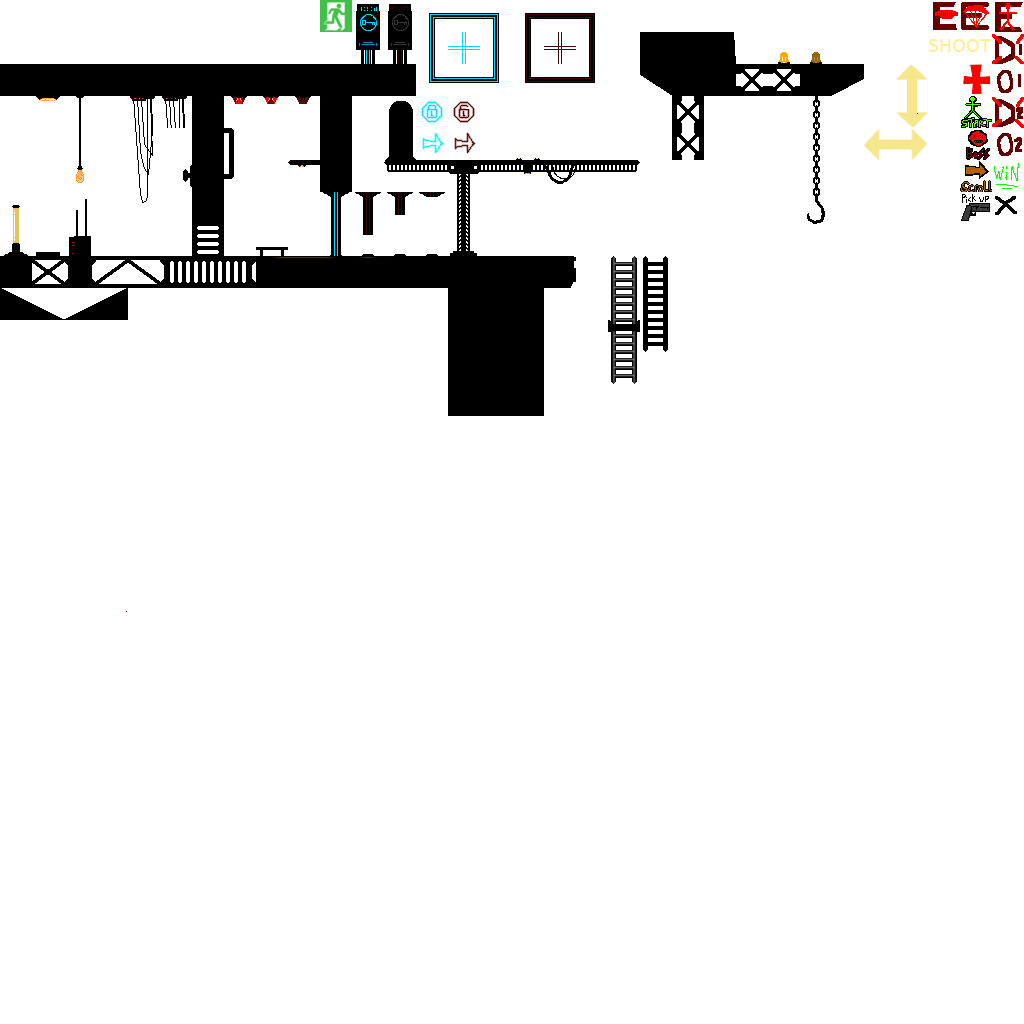
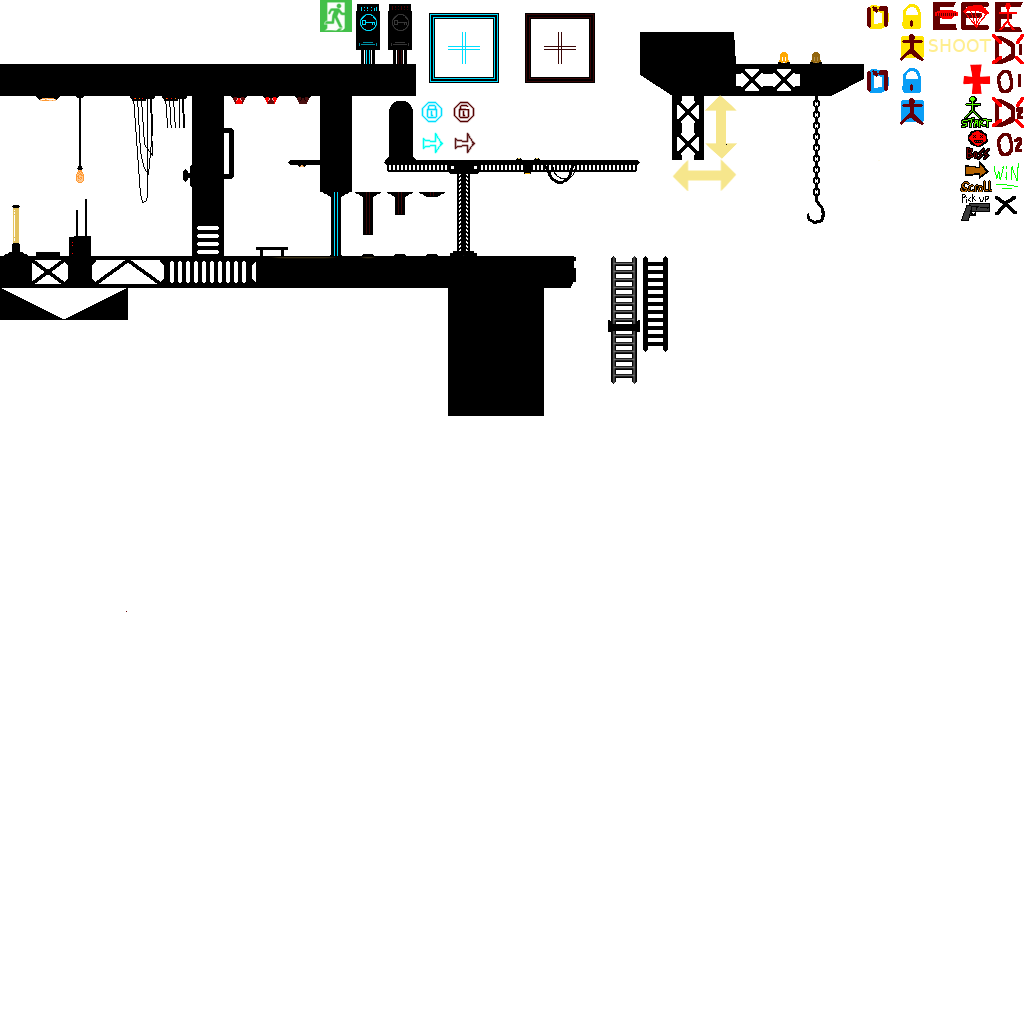
Layers edited between the first and the second (1024, 1024) image:
added layer "Pasted Layer #2" above "Pasted Layer #1" over <box>672,95,737,191</box>
added layer "Pasted Layer #1" above "Pasted Layer #5" over <box>867,68,924,125</box>
painted on "Pasted Layer" over <box>863,4,928,160</box>
